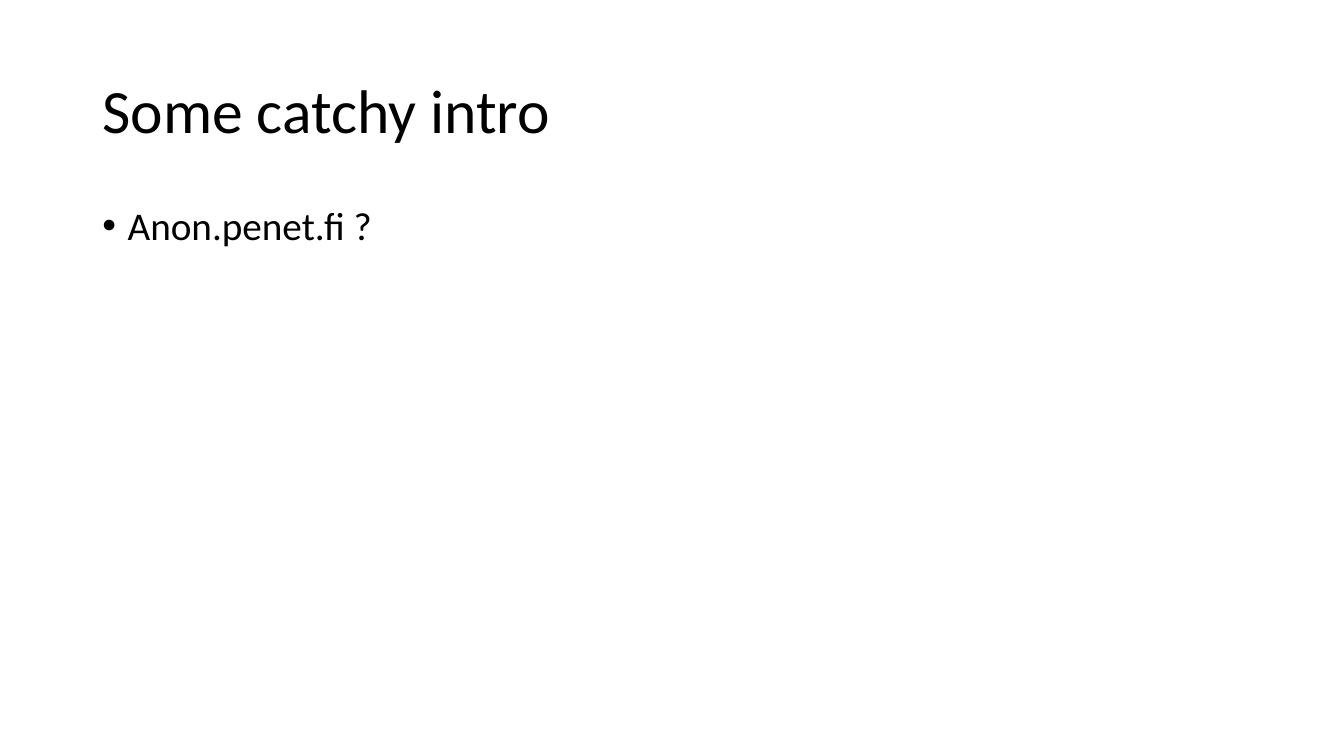
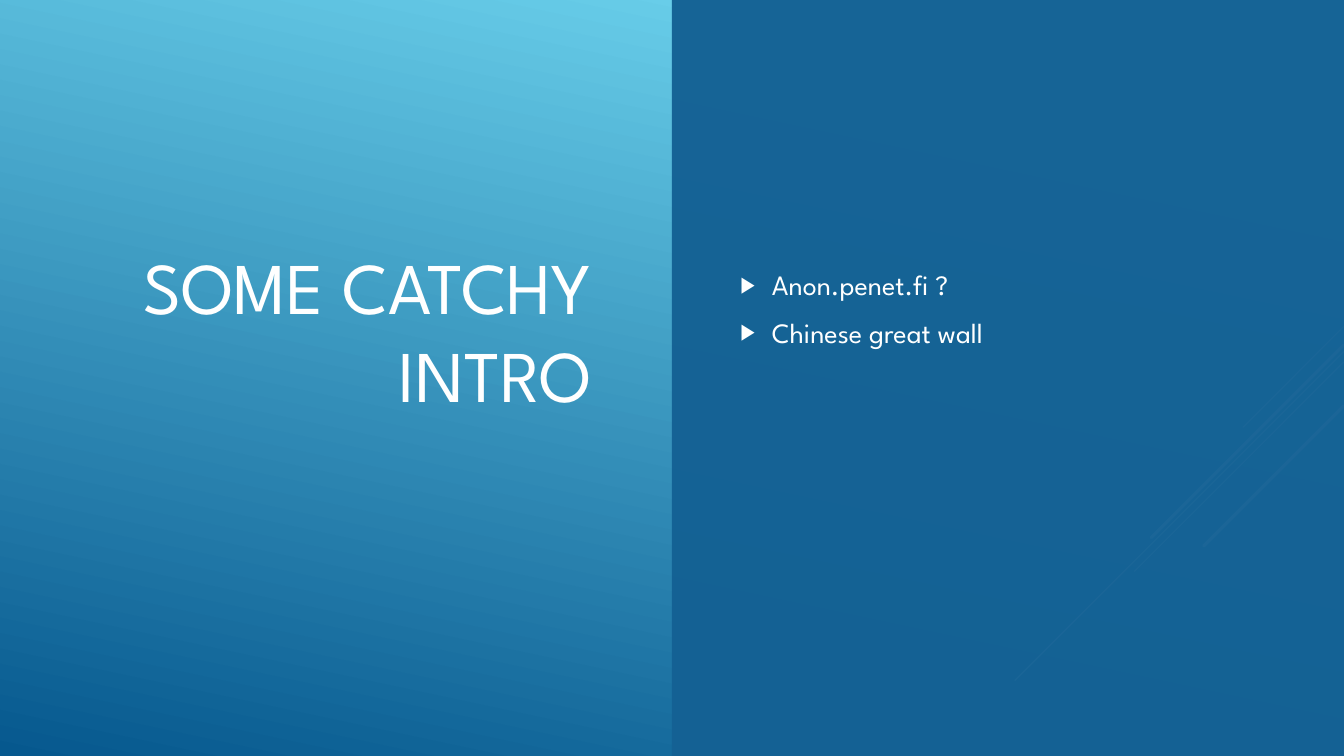
Before and after one commit to mgwerder/messageVortex, a slide deck: slide 2 of Varia/defence/defence_mark1.pptx. Drawn at 1344x756 pixels with LibreOffice and Linux fonts; fonts in the diff are those of the drawing. Boxes give left, top, right and bottom in pixels: in the first picture for what was removed or moved away, otherwise in the second. Text is boxed around its words. In the diff, an @@ line names an element or a change of style, - is before the commit and + after.

```diff
--- a/Varia/defence/defence_mark1.pptx
+++ b/Varia/defence/defence_mark1.pptx
@@ background #FFFFFF to gradient #6ED2EB to #06588E @@
@@ rectangle added at (673, 0, 1344, 756), fill #146194 at 97% opacity @@
@@ text "Anon.penet.fi ?": place and size @@
-text "Anon.penet.fi ?" at (128, 213, 345, 247)
+text "Anon.penet.fi ?" at (772, 275, 983, 349)
@@ text "Anon.penet.fi ?" at (772, 275, 983, 349): vertical alignment top to middle @@
@@ title at (143, 265, 592, 403): text changed; size 44 to 52 pt; font Calibri to League Spartan; text colour #000000 to #FFFFFF @@
-Some catchy intro
+SOME CATCHY INTRO
@@ text at (772, 275, 929, 301): size 28 to 20 pt, font Calibri to League Spartan, text colour #000000 to #FFFFFF in "Anon.penet.fi ?"; bullet • to ▶; line spacing 0.9 to 1 @@
@@ text at (772, 323, 983, 349): paragraph added @@
+▶ Chinese great wall
@@ group added at (1015, 327, 1344, 681): 5 lines @@
```
Also in this commit, not shown: 3 other slides changed, 5 slides added, 4 slides removed, 10 other files.
